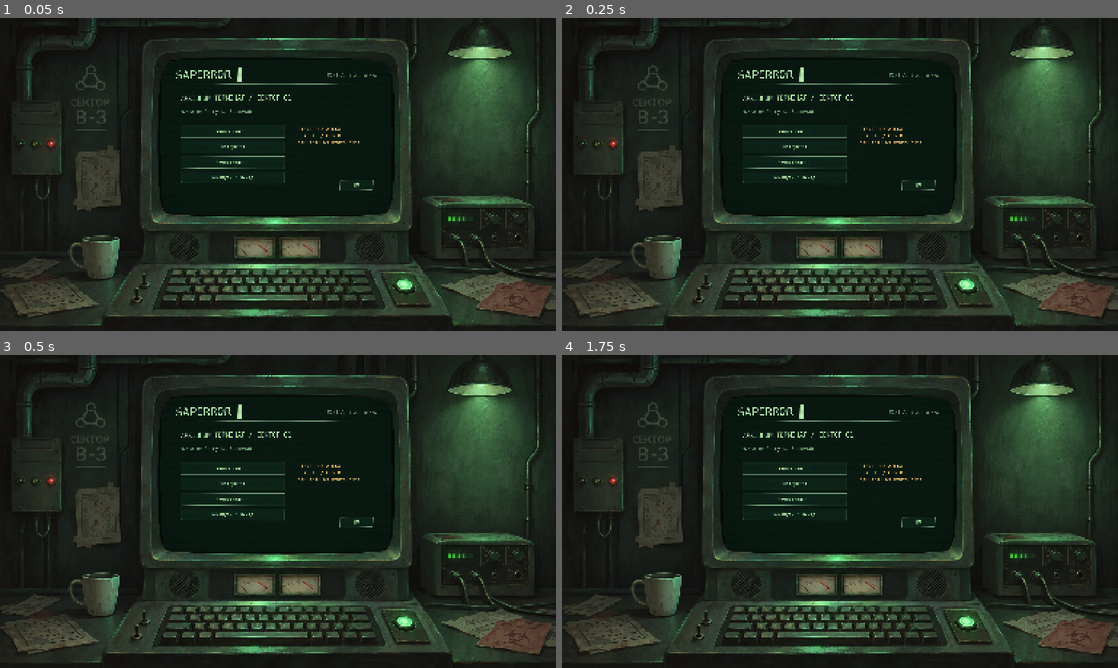
Above: before the commit, frames 1-4 (two rows, left to right).
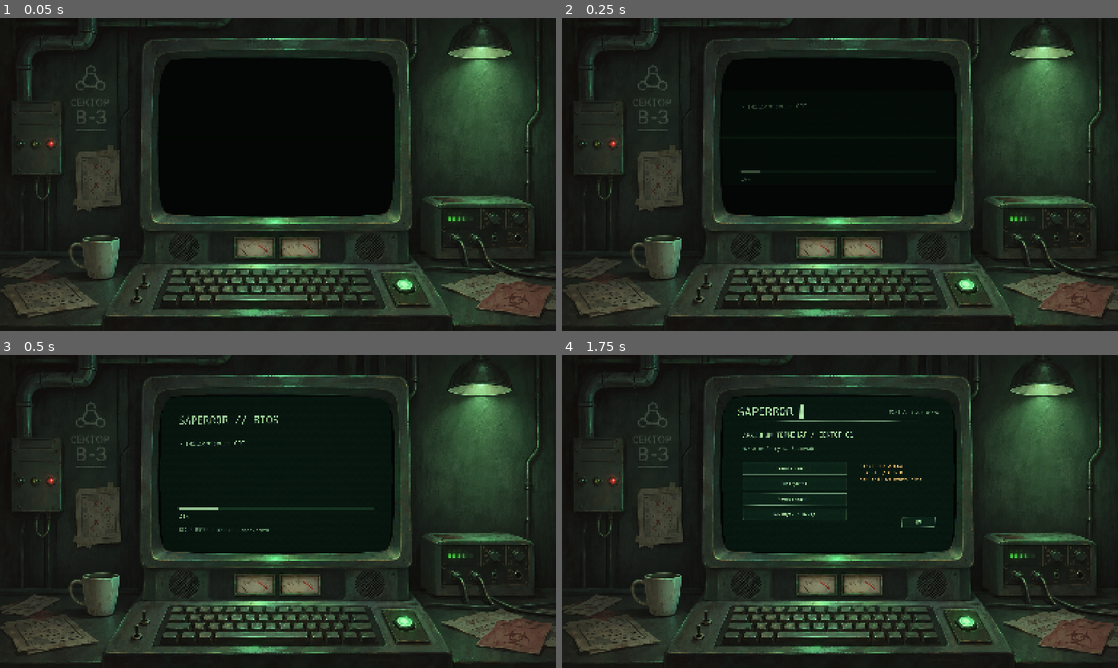
Above: after the commit, the same moments.

Repository: mazerfaker/SAPERROR
Game: Godot game, scene res://scenes/game/gameplay.tscn
Two runs of this game, one before a commit and one after it. Both use one fixed random seed, a clock stepped at 60 frames per second and the inputs below.
Inputs (mouse positions are in pixels of both pictures, inside the frame that each line leads up to):
- Up to frame 1 (0.05 s): no input
- Up to frame 2 (0.25 s): no input
- Up to frame 3 (0.5 s): no input
- Up to frame 4 (1.75 s): tap Enter at 0.5, 0.6, 1.55 s; move the mouse to (962, 495) at 0.52 s; click (962, 495) at 0.67 s; tap Space at 0.77, 0.8, 1.07, 1.25, 1.35, 1.52 s; move the mouse to (728, 527) at 1.27 s; click (728, 527) at 1.42 s

The runs differ from the first frame. In frame 1, 3.8% of the frame differs, in the area x 31-68%, y 15-56%; in frame 2, 1.4%; in frame 3, 1.5%; in frame 4, less than 0.1%.

Commit message:
feat: SAPERROR v0.2.3 CRT immersion and lifecycle transitions

Diff:
--- a/assets/shaders/crt.gdshader
+++ b/assets/shaders/crt.gdshader
@@ -7,6 +7,8 @@
 uniform float motion = 1.0;
 uniform float flicker = 0.0;
 uniform float power = 1.0;
+uniform float beam = 1.0;
+uniform float outcome = 0.0;
 float hash(vec2 p) { return fract(sin(dot(p,vec2(127.1,311.7)))*43758.5453); }
 float edge_mask(vec2 p) {
 	float distance_to_edge = 1.0;
@@ -51,6 +53,11 @@
 	rgb *= 1.0-strength*0.12*dot(p,p)*0.5;
 	rgb *= 1.0-flicker*motion*strength*0.018*(0.5+0.5*sin(t*13.0));
 	rgb += vec3(0.006,0.016,0.009)*strength*max(0.0,1.0-dot(p,p)*0.45);
-	rgb = mix(vec3(0.021,0.039,0.026),rgb,inside*power);
+	vec3 outcome_tint = outcome > 0.0 ? vec3(0.015,0.07,0.025) : vec3(0.09,0.015,0.008);
+	rgb += outcome_tint*abs(outcome)*strength;
+	float beam_mask = 1.0-smoothstep(max(0.0,beam-0.012),beam+0.012,abs(p.y));
+	float line_glow = exp(-abs(p.y)*90.0)*(1.0-beam)*power;
+	rgb = mix(vec3(0.012,0.025,0.017),rgb,inside*power*beam_mask);
+	rgb += vec3(0.15,0.38,0.17)*line_glow;
 	COLOR = vec4(rgb,edge_mask(UV));
 }
--- a/project.godot
+++ b/project.godot
@@ -1,7 +1,7 @@
 config_version=5
 [application]
 config/name="SAPERROR"
-config/version="0.2.2-alpha"
+config/version="0.2.3-alpha"
 run/main_scene="res://scenes/game/gameplay.tscn"
 config/features=PackedStringArray("4.7", "GL Compatibility")
 [display]
--- a/scripts/audio/terminal_audio.gd
+++ b/scripts/audio/terminal_audio.gd
@@ -1,7 +1,7 @@
 extends Node
 ## Original deterministic procedural PCM, no external audio assets.
 const RATE: int = 22050
-const EVENTS := ["key","reveal","flood","flag","unflag","fault","win","loss","invalid","boot","hum"]
+const EVENTS := ["key","reveal","flood","flag","unflag","fault","win","loss","invalid","boot","shutdown","hum"]
 var sounds: Dictionary = {}
 var ambience: AudioStreamPlayer
 var voices: Array[AudioStreamPlayer] = []
@@ -21,6 +21,7 @@
 		"win","loss": duration = 0.72
 		"invalid": duration = 0.18
 		"boot": duration = 0.52
+		"shutdown": duration = 0.60
 		"hum": duration = 2.0
 	var count: int = roundi(duration * RATE)
 	var pcm := PackedByteArray()
@@ -62,6 +63,8 @@
 				sample = env*(0.22*sin(TAU*155.0*t)+0.12*sin(TAU*211.0*t))
 			"boot":
 				sample = env*(0.22*sin(TAU*(100.0*t+430.0*t*t))+0.10*lp)
+			"shutdown":
+				sample = env*(0.24*sin(TAU*(520.0*t-350.0*t*t))+0.12*lp)
 		pcm.encode_s16(i*2,roundi(clampf(sample,-0.9,0.9)*32767.0))
 	var stream := AudioStreamWAV.new()
 	stream.format = AudioStreamWAV.FORMAT_16_BITS
@@ -113,3 +116,7 @@
 	voice.stop()
 	voice.stream = sounds[kind]
 	voice.play()
+
+func fade_hum(factor: float) -> void:
+	if is_instance_valid(ambience) and enabled:
+		ambience.volume_db = linear_to_db(maxf(hum_level*clampf(factor,0.0,1.0),0.0001))
--- /dev/null
+++ b/scripts/ui/crt_lifecycle.gd
@@ -0,0 +1,34 @@
+extends RefCounted
+enum Phase { BOOT, READY, SHUTDOWN, OFF }
+const BOOT_TIME: float = 2.4
+const SHUTDOWN_TIME: float = 0.65
+var phase: int = Phase.BOOT
+var elapsed: float = 0.0
+func advance(delta: float) -> void:
+	elapsed += maxf(delta,0.0)
+	if phase == Phase.BOOT and elapsed >= BOOT_TIME:
+		skip_boot()
+	elif phase == Phase.SHUTDOWN and elapsed >= SHUTDOWN_TIME:
+		phase = Phase.OFF
+func skip_boot() -> void:
+	if phase != Phase.BOOT: return
+	phase = Phase.READY
+	elapsed = 0.0
+func begin_shutdown() -> void:
+	if phase != Phase.READY: return
+	phase = Phase.SHUTDOWN
+	elapsed = 0.0
+func accepts_input() -> bool:
+	return phase == Phase.READY
+func progress() -> float:
+	if phase == Phase.BOOT: return clampf(elapsed/BOOT_TIME,0.0,1.0)
+	if phase == Phase.SHUTDOWN: return clampf(elapsed/SHUTDOWN_TIME,0.0,1.0)
+	return 1.0
+func beam() -> float:
+	if phase == Phase.BOOT: return lerpf(0.005,1.0,smoothstep(0.0,0.45,elapsed))
+	if phase == Phase.SHUTDOWN: return lerpf(1.0,0.003,smoothstep(0.0,0.52,elapsed))
+	return 0.0 if phase == Phase.OFF else 1.0
+func power() -> float:
+	if phase == Phase.BOOT: return smoothstep(0.0,0.65,elapsed)
+	if phase == Phase.SHUTDOWN: return 1.0-smoothstep(0.40,SHUTDOWN_TIME,elapsed)
+	return 0.0 if phase == Phase.OFF else 1.0
--- a/scripts/ui/gameplay.gd
+++ b/scripts/ui/gameplay.gd
@@ -3,13 +3,14 @@
 const TerminalUI = preload("res://scripts/ui/terminal_ui.gd")
 const CRT = preload("res://assets/shaders/crt.gdshader")
 const Grade = preload("res://assets/shaders/scene_grade.gdshader")
+const Lifecycle = preload("res://scripts/ui/crt_lifecycle.gd")
 const ART_PATH := "res://assets/art/terminal_original.png"
 var frame: TextureRect
 var display: TextureRect
 var raster: SubViewport
 var crt_material: ShaderMaterial
 var grade_material: ShaderMaterial
-var ui: Control
+var ui: TerminalUI
 var curvature: float = 0.025
 var effects: float = 0.6
 var reduced_motion: bool = false
@@ -18,6 +19,9 @@
 var scene_effects: float = 0.0
 var pointer_captured: bool = false
 var fault: float = 0.0
+var lifecycle := Lifecycle.new()
+var outcome: float = 0.0
+var outcome_sign: float = 0.0
 func _ready() -> void:
 	# Missing original is a hard error, not permission to substitute artwork.
 	if not ResourceLoader.exists(ART_PATH):
@@ -71,8 +75,15 @@
 	ui.connect("effects_changed", _set_effects)
 	ui.connect("fault_triggered", _on_fault)
 	ui.connect("fullscreen_requested", _toggle_fullscreen)
+	ui.connect("shutdown_requested", _shutdown)
+	ui.connect("outcome_triggered", _on_outcome)
 	_set_effects(effects, curve_enabled, reduced_motion, flicker_enabled, scene_effects)
-	if DisplayServer.get_name() != "headless": display.grab_focus()
+	if DisplayServer.get_name() == "headless":
+		lifecycle.skip_boot()
+	else:
+		ui.begin_boot()
+		display.grab_focus()
+	_apply_lifecycle()
 func _set_effects(amount: float, curve: bool, reduced: bool, flicker: bool, global_amount: float) -> void:
 	effects = amount
 	curve_enabled = curve
@@ -88,15 +99,51 @@
 	grade_material.set_shader_parameter("motion",0.0 if reduced_motion else 1.0)
 func _on_fault() -> void:
 	fault = 1.0
+func _on_outcome(won: bool) -> void:
+	outcome = 1.0
+	outcome_sign = 1.0 if won else -1.0
+func _apply_lifecycle() -> void:
+	crt_material.set_shader_parameter("power",lifecycle.power())
+	crt_material.set_shader_parameter("beam",lifecycle.beam())
+func _finish_boot() -> void:
+	lifecycle.skip_boot()
+	ui.end_boot()
+	_apply_lifecycle()
+func _shutdown() -> void:
+	if not lifecycle.accepts_input(): return
+	pointer_captured = false
+	if reduced_motion or DisplayServer.get_name() == "headless":
+		get_tree().quit()
+		return
+	lifecycle.begin_shutdown()
+	ui.audio.play_event("shutdown")
 func _process(delta: float) -> void:
 	if crt_material == null: return
+	var previous: int = lifecycle.phase
+	lifecycle.advance(delta)
+	if lifecycle.phase == Lifecycle.Phase.BOOT:
+		ui.update_boot(lifecycle.progress())
+	elif previous == Lifecycle.Phase.BOOT:
+		ui.end_boot()
+	if lifecycle.phase == Lifecycle.Phase.SHUTDOWN:
+		ui.audio.fade_hum(1.0-lifecycle.progress())
+	elif lifecycle.phase == Lifecycle.Phase.OFF:
+		get_tree().quit()
+	_apply_lifecycle()
 	fault = move_toward(fault,0.0,delta*1.7)
+	outcome = move_toward(outcome,0.0,delta*0.85)
 	crt_material.set_shader_parameter("fault",fault if not reduced_motion else 0.0)
+	crt_material.set_shader_parameter("outcome",outcome*outcome_sign if not reduced_motion else 0.0)
 func _toggle_fullscreen() -> void:
 	if DisplayServer.get_name() == "headless": return
 	var mode: int = DisplayServer.window_get_mode()
 	DisplayServer.window_set_mode(DisplayServer.WINDOW_MODE_WINDOWED if mode == DisplayServer.WINDOW_MODE_FULLSCREEN else DisplayServer.WINDOW_MODE_FULLSCREEN)
 func _crt_input(event: InputEvent) -> void:
+	if not lifecycle.accepts_input():
+		if lifecycle.phase == Lifecycle.Phase.BOOT and event is InputEventKey and event.pressed and not event.echo:
+			if event.keycode in [KEY_ESCAPE,KEY_ENTER,KEY_SPACE]: _finish_boot()
+		display.accept_event()
+		return
 	if event is InputEventMouse:
 		var m: InputEventMouse = event.duplicate() as InputEventMouse
 		var captured_before: bool = pointer_captured
--- a/scripts/ui/terminal_ui.gd
+++ b/scripts/ui/terminal_ui.gd
@@ -6,10 +6,17 @@
 signal effects_changed(amount: float, curve: bool, reduced: bool, flicker: bool, global_amount: float)
 signal fault_triggered
 signal fullscreen_requested
+signal shutdown_requested
+signal outcome_triggered(won: bool)
 const GREEN := Color("b6edb1")
 const DIM := Color("729b79")
 const AMBER := Color("f0c37b")
 const RED := Color("f18b7d")
+var boot_overlay: Control
+var boot_log: Label
+var boot_meter: ColorRect
+var boot_percent: Label
+var outcome_banner: Control
 var audio: TerminalAudio
 var board: Board
 var certificate: Dictionary = {}
@@ -118,7 +125,7 @@
 	add_child(page)
 	buttons.clear()
 	_label("SAPERROR ▌",Rect2(88,52,800,92),page,72)
-	var version := _label("MINE // 0.2.2-alpha",Rect2(946,82,390,48),page,27,DIM)
+	var version := _label("MINE // 0.2.3-alpha",Rect2(946,82,390,48),page,27,DIM)
 	version.horizontal_alignment = HORIZONTAL_ALIGNMENT_RIGHT
 	var line := ColorRect.new()
 	line.color = DIM
@@ -135,9 +142,58 @@
 	_button(tr("VIS_CONTINUE") if board != null and not board.finished() else tr("VIS_START"),Rect2(124,407,640,74),page,func(): _show("game"))
 	_button(tr("VIS_HELP"),Rect2(124,500,640,74),page,func(): _show("help"))
 	_button(tr("VIS_SETTINGS"),Rect2(124,593,640,74),page,func(): _show("settings"))
-	_button(tr("VIS_EXIT"),Rect2(124,686,640,74),page,func(): get_tree().quit())
+	_button(tr("VIS_EXIT"),Rect2(124,686,640,74),page,func(): shutdown_requested.emit())
 	_label(tr("VIS_CORE_ONLY"),Rect2(840,415,470,170),page,29,AMBER)
 	_button("EN" if is_uk else "UA",Rect2(1100,744,210,60),page,_language)
+func begin_boot() -> void:
+	boot_overlay = ColorRect.new()
+	(boot_overlay as ColorRect).color = Color("081710")
+	boot_overlay.size = size
+	add_child(boot_overlay)
+	_label("SAPERROR // BIOS",Rect2(110,110,1206,100),boot_overlay,64)
+	boot_log = _label("",Rect2(110,270,1206,350),boot_overlay,36)
+	var track := ColorRect.new()
+	track.color = Color("193b24")
+	_place(track,Rect2(110,680,1206,18),boot_overlay)
+	boot_meter = ColorRect.new()
+	boot_meter.color = GREEN
+	_place(boot_meter,Rect2(0,0,0,18),track)
+	boot_percent = _label("00%",Rect2(110,715,1206,64),boot_overlay,38)
+	_label(tr("VIS_SKIP_BOOT"),Rect2(110,805,1206,60),boot_overlay,28,DIM)
+	update_boot(0.0)
+func update_boot(progress: float) -> void:
+	if not is_instance_valid(boot_overlay): return
+	var lines: String = "> "+tr("VIS_BOOT_CRT")
+	if progress >= 0.25: lines += "\n> "+tr("VIS_BOOT_CORE")
+	if progress >= 0.55: lines += "\n> "+tr("VIS_BOOT_AUDIO")
+	if progress >= 0.80: lines += "\n> "+tr("VIS_BOOT_READY")
+	boot_log.text = lines
+	boot_meter.size.x = 1206.0*progress
+	boot_percent.text = "%02d%%" % roundi(progress*100.0)
+func end_boot() -> void:
+	if is_instance_valid(boot_overlay):
+		remove_child(boot_overlay)
+		boot_overlay.queue_free()
+		boot_overlay = null
+func _show_outcome(won: bool) -> void:
+	if is_instance_valid(outcome_banner):
+		outcome_banner.queue_free()
+	var banner := Panel.new()
+	outcome_banner = banner
+	banner.mouse_filter = Control.MOUSE_FILTER_IGNORE
+	var tint: Color = GREEN if won else RED
+	banner.add_theme_stylebox_override("panel",_style(Color("0b2115") if won else Color("341b17"),tint,3))
+	_place(banner,Rect2(376,399,674,170),page)
+	var headline := _label(tr("VIS_WIN_BANNER" if won else "VIS_LOSS_BANNER"),Rect2(12,16,650,76),banner,40,tint)
+	headline.horizontal_alignment = HORIZONTAL_ALIGNMENT_CENTER
+	headline.mouse_filter = Control.MOUSE_FILTER_IGNORE
+	var hint := _label(tr("CORE_WIN" if won else "CORE_LOSS"),Rect2(12,94,650,60),banner,30,tint)
+	hint.horizontal_alignment = HORIZONTAL_ALIGNMENT_CENTER
+	hint.mouse_filter = Control.MOUSE_FILTER_IGNORE
+	var tween := banner.create_tween()
+	tween.tween_interval(1.1)
+	if not reduced: tween.tween_property(banner,"modulate:a",0.0,0.35)
+	tween.tween_callback(banner.queue_free)
 func _language() -> void:
 	is_uk = not is_uk
 	TranslationServer.set_locale("uk" if is_uk else "en")
@@ -230,6 +286,7 @@
 	_button(tr("VIS_BACK"),Rect2(914,844,422,60),page,func(): _show("menu"),28)
 	_refresh()
 func _reset() -> void:
+	if is_instance_valid(outcome_banner): outcome_banner.queue_free()
 	board = null
 	certificate.clear()
 	last_hits = 0
@@ -296,6 +353,9 @@
 		sound = "loss"
 	if not sound.is_empty(): audio.play_event(sound)
 	_refresh()
+	if board.finished():
+		outcome_triggered.emit(board.won())
+		_show_outcome(board.won())
 func _refresh() -> void:
 	var hp: int = 3 if board == null else board.hp
 	integrity.text = tr("CORE_HP")+"\n"+"■ ".repeat(hp)+"□ ".repeat(3-hp)
--- /dev/null
+++ b/tests/lifecycle_test.gd
@@ -0,0 +1,54 @@
+extends SceneTree
+const Life = preload("res://scripts/ui/crt_lifecycle.gd")
+var failures: int = 0
+var checks: int = 0
+func check(ok: bool, message: String) -> void:
+	checks += 1
+	if not ok:
+		failures += 1
+		printerr("FAIL: ",message)
+func _initialize() -> void:
+	create_timer(30.0).timeout.connect(func(): quit(1))
+	call_deferred("run")
+func run() -> void:
+	var life := Life.new()
+	check(not life.accepts_input() and life.power() == 0.0,"cold boot lock")
+	life.begin_shutdown()
+	check(life.phase == Life.Phase.BOOT,"shutdown ignored during boot")
+	life.advance(0.3)
+	check(life.power()>0.0 and life.beam()>0.0 and life.beam()<1.0,"beam warmup")
+	life.advance(3.0)
+	check(life.accepts_input() and life.power()==1.0 and life.beam()==1.0,"boot complete")
+	life.begin_shutdown()
+	check(not life.accepts_input(),"shutdown input lock")
+	life.skip_boot()
+	check(life.phase == Life.Phase.SHUTDOWN,"skip cannot restart shutdown")
+	life.advance(0.3)
+	check(life.beam()<1.0,"beam collapse")
+	life.advance(1.0)
+	check(life.phase == Life.Phase.OFF and life.power()==0.0 and not life.accepts_input(),"power off")
+	var skip := Life.new()
+	skip.skip_boot()
+	check(skip.accepts_input() and skip.power()==1.0,"skip boot")
+	for lang in ["uk","en"]:
+		TranslationServer.set_locale(lang)
+		check(TranslationServer.translate("VIS_SKIP_BOOT")!="VIS_SKIP_BOOT","localized boot hint")
+		check(TranslationServer.translate("VIS_WIN_BANNER")!="VIS_WIN_BANNER","localized outcome")
+	var scene: PackedScene = load("res://scenes/game/gameplay.tscn") as PackedScene
+	check(scene != null,"game scene loads")
+	if scene != null:
+		var game = scene.instantiate()
+		root.add_child(game)
+		check(game.lifecycle.accepts_input(),"headless scene ready")
+		game.ui.begin_boot()
+		game.ui.update_boot(0.65)
+		check(is_instance_valid(game.ui.boot_overlay),"boot overlay")
+		game.ui.end_boot()
+		check(game.ui.boot_overlay == null,"boot overlay removed")
+		game.ui._show("game")
+		game.ui._show_outcome(true)
+		check(is_instance_valid(game.ui.outcome_banner),"outcome banner")
+		game.ui._reset()
+		game.queue_free()
+	print("LIFECYCLE_QA checks=",checks," failures=",failures)
+	quit(0 if failures == 0 else 1)
Not shown, changed: localization/visual.en.po
Not shown, changed: localization/visual.uk.po
Not shown, changed: CHANGELOG.md
Not shown, added: docs/CRT_IMMERSION.md
